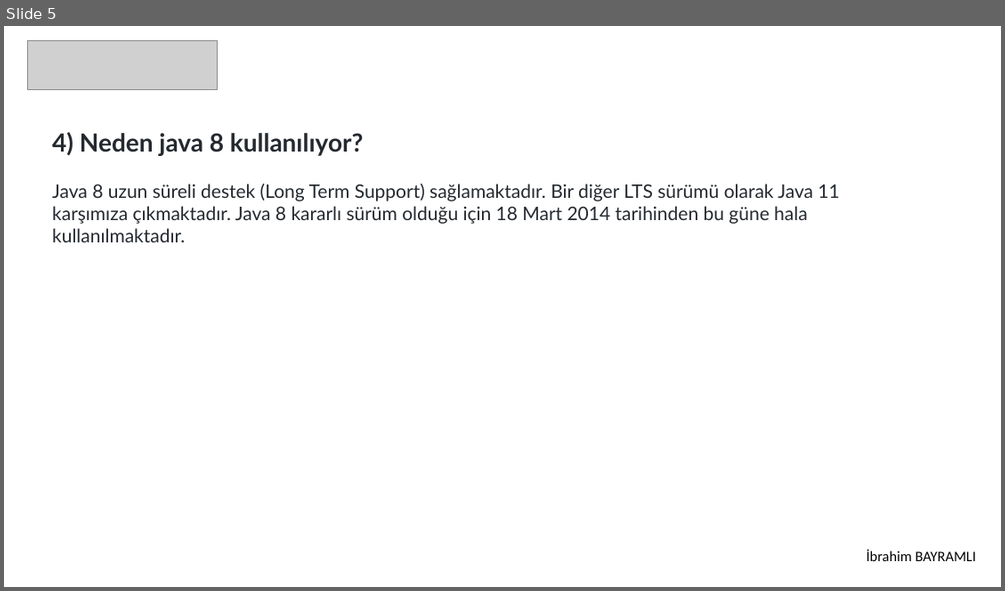
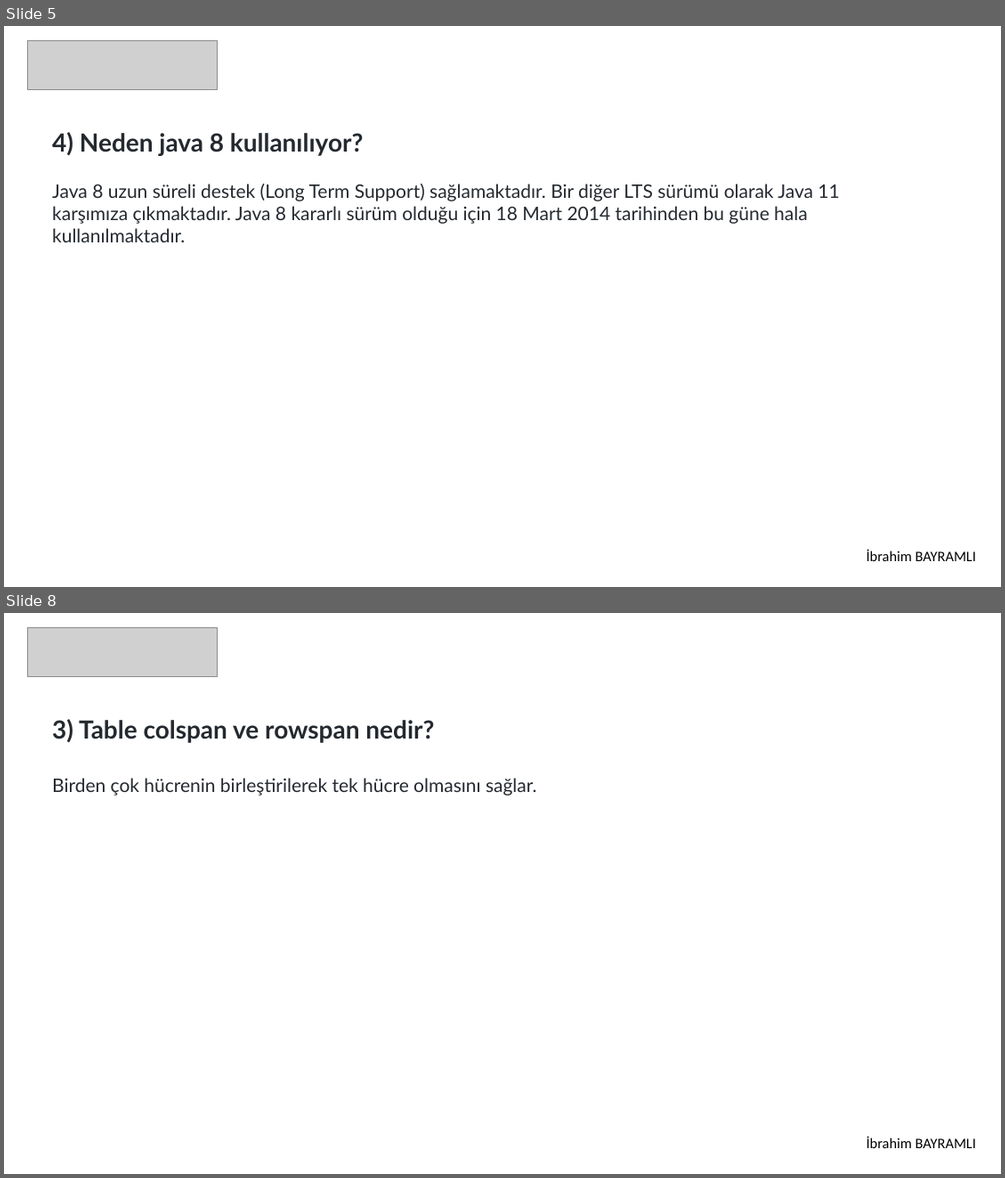
Before and after one commit to 207-Atmosware-Java-Bootcamp/2-hafta-pazartesi-odevi-ibrahimbayramli, a slide deck: Odev.pptx. Shown one above the other, each under a label of ours: slide 5 before the commit, slides 5 and 8 after it; the slides between them are not shown. The pictures are 1005x591 and 1005x1178 pixels, drawn with LibreOffice and Linux fonts; fonts in the diff are those of the drawing; grey boxes stand for pictures. Boxes give left, top, right and bottom in pixels: in the first picture for what was removed or moved away, otherwise in the second. Text is boxed around its words. In the diff, an @@ line names an element or a change of style, - is before the commit and + after.

```diff
--- a/Odev.pptx
+++ b/Odev.pptx
@@ slide 8 added at (4,613,1001,1174), background #FFFFFF @@
@@ picture added at (28,627,217,676) @@
@@ text added at (52,719,537,795), 18 pt, text #24292F @@
+3) Table colspan ve rowspan nedir?
+Birden çok hücrenin birleştirilerek tek hücre olmasını sağlar.
@@ text added at (866,1136,976,1148), 14 pt, text #000000 @@
+İbrahim BAYRAMLI
```
Also in this commit, not shown: 15 other slides added, 4 other files.
